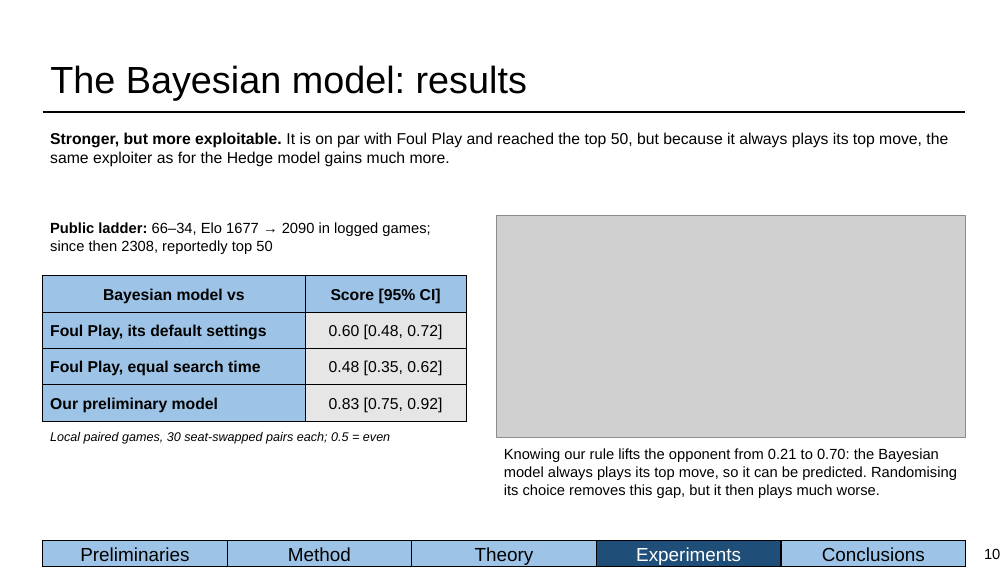
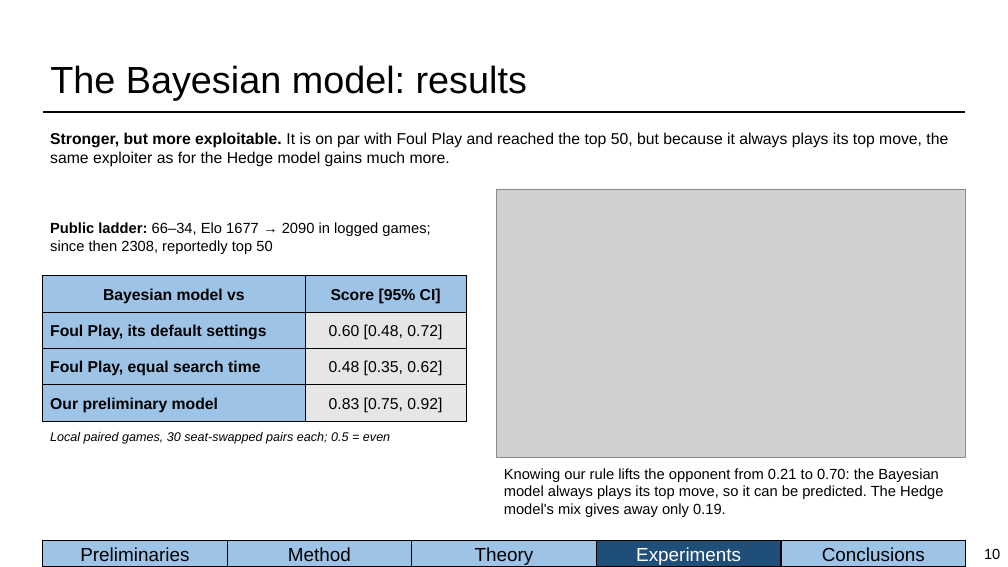
Before and after one commit to BioFanat/pokemon-equilibrium-engine, a slide deck: slide 10 of report/slides/deck.pptx. Drawn at 1008x567 pixels with LibreOffice and Linux fonts; fonts in the diff are those of the drawing; grey boxes stand for pictures. Boxes give left, top, right and bottom in pixels: in the first picture for what was removed or moved away, otherwise in the second. Text is boxed around its words. In the diff, an @@ line names an element or a change of style, - is before the commit and + after.

Commit message:
Deck: Hedge-model exploitability mini plot on the limitations slide; Bayesian results plot adds the Hedge row

```diff
--- a/report/slides/deck.pptx
+++ b/report/slides/deck.pptx
@@ picture: place and size @@
-picture at box(497, 216, 966, 438)
+picture at box(497, 189, 966, 457)
@@ text at box(504, 468, 943, 517): text changed @@
-Knowing our rule lifts the opponent from 0.21 to 0.70: the Bayesian model always plays its top move, so it can be predicted. Randomising its choice removes this gap, but it then plays much worse.
+Knowing our rule lifts the opponent from 0.21 to 0.70: the Bayesian model always plays its top move, so it can be predicted. The Hedge model's mix gives away only 0.19.
```
Also in this commit, not shown: 1 other slide changed, 5 other files.
